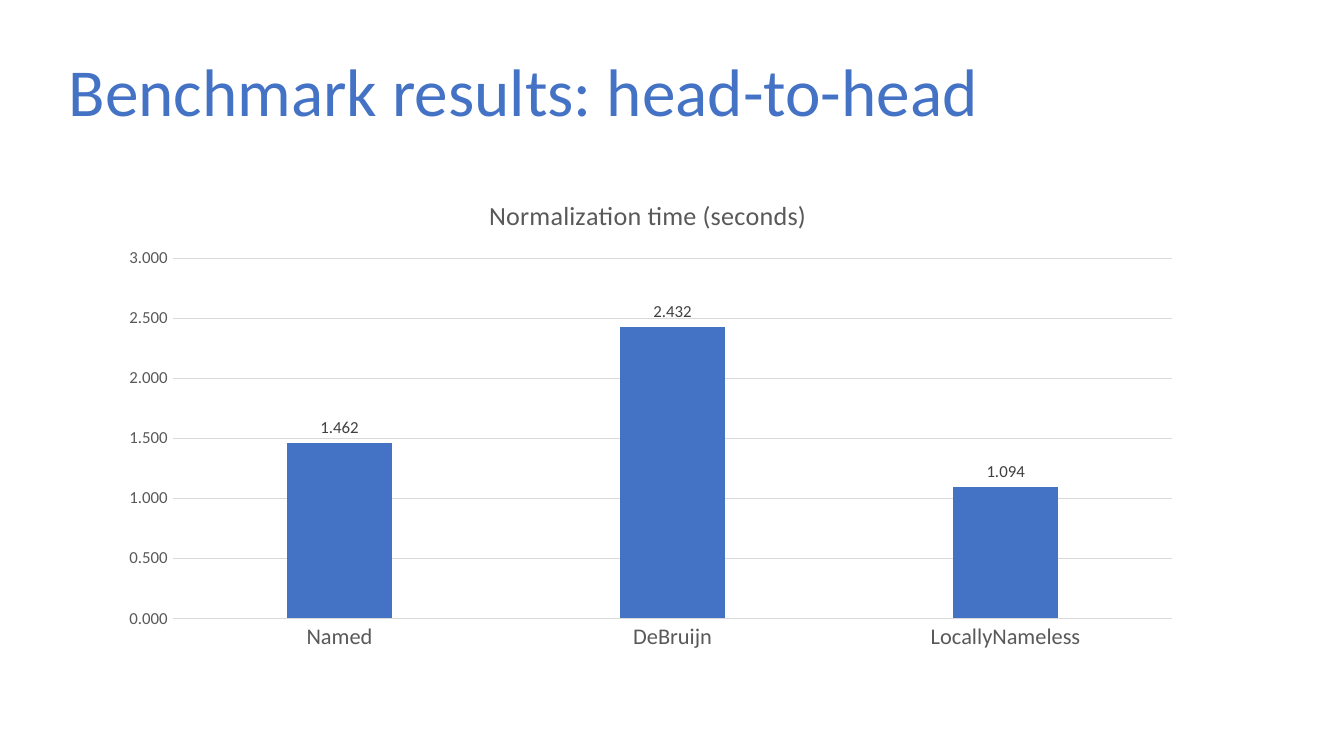
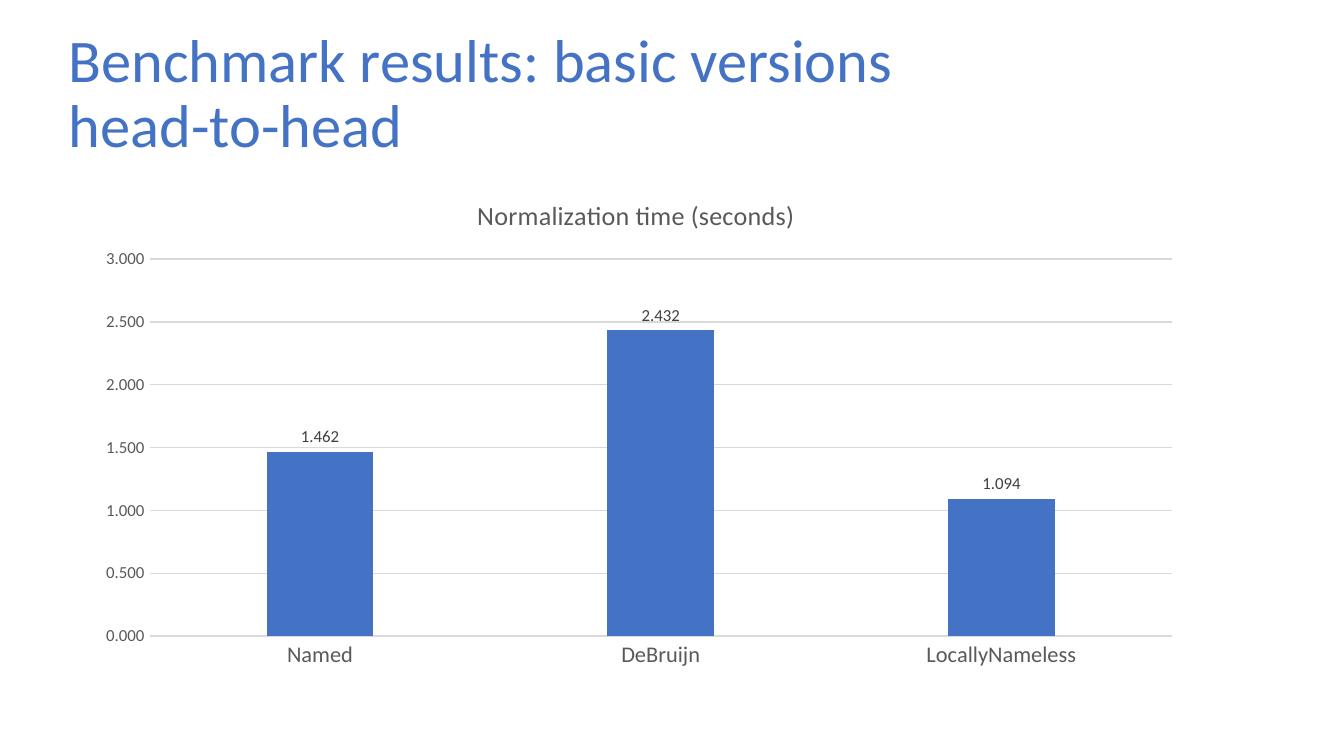
Before and after one commit to sweirich/lambda-n-ways, a slide deck: slide 20 of doc/love-2021.pptx (slide 26 before the commit). Drawn at 1344x756 pixels with LibreOffice and Linux fonts; fonts in the diff are those of the drawing. Boxes give left, top, right and bottom in pixels: in the first picture for what was removed or moved away, otherwise in the second. Text is boxed around its words. In the diff, an @@ line names an element or a change of style, - is before the commit and + after.

```diff
--- a/doc/love-2021.pptx
+++ b/doc/love-2021.pptx
@@ title at <box>69,40,893,148</box>: text changed; size 36 to 32.4 pt @@
-Benchmark results: head-to-head
+Benchmark results: basic versions
+head-to-head
@@ column chart: place and size @@
-column chart at <box>108,176,1193,660</box>
+column chart at <box>83,176,1193,677</box>
```
Also in this commit, not shown: 14 other slides changed, 2 slides added.
